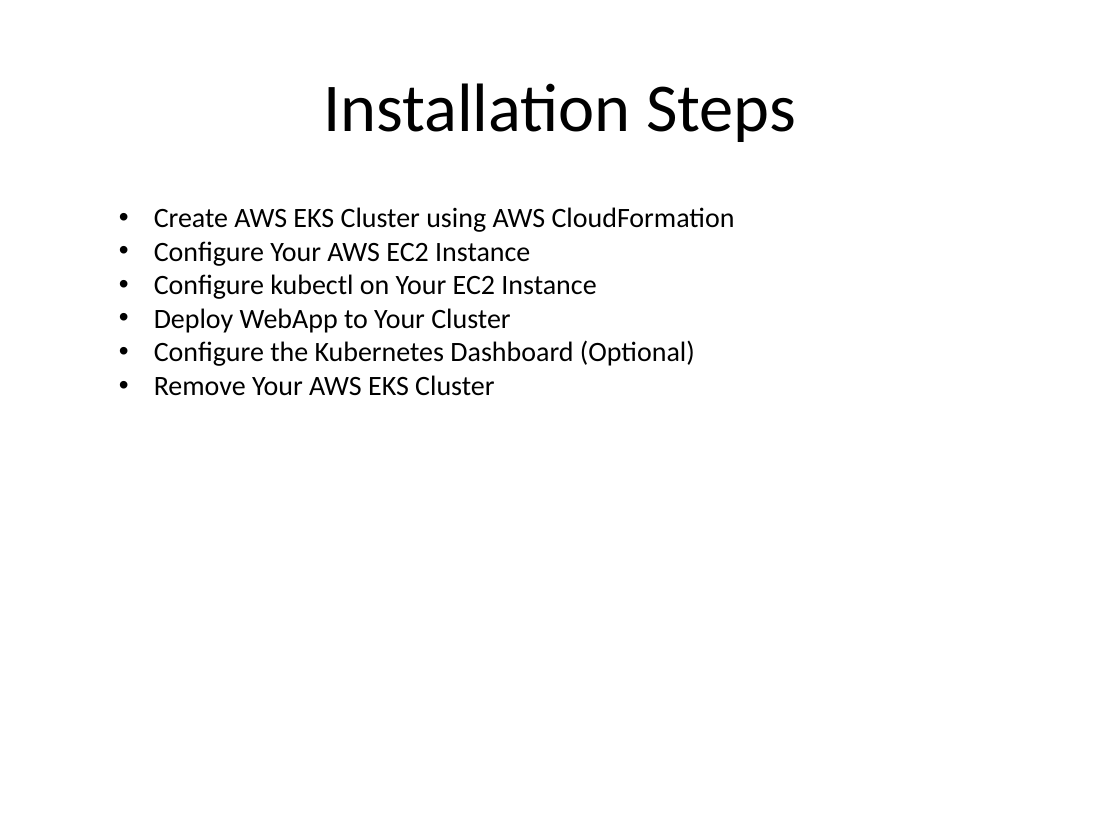
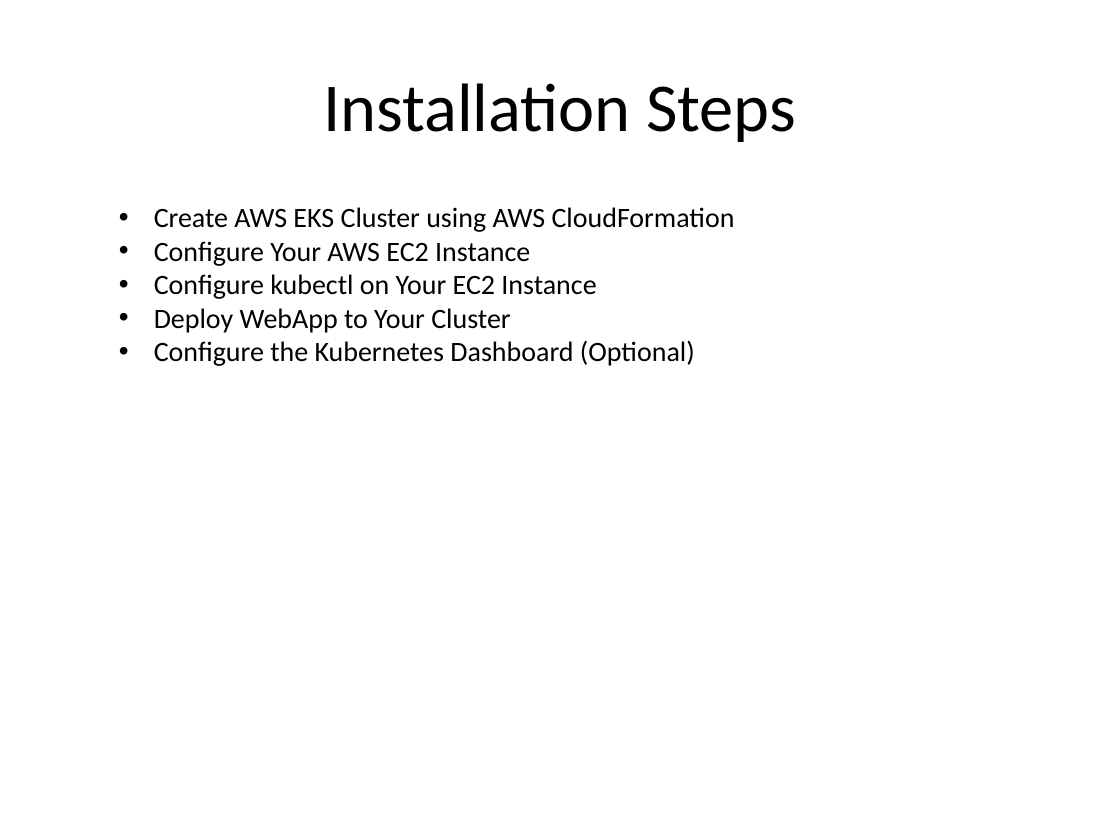
Before and after one commit to kskalvar/aws-eks-cluster-quickstart, a slide deck: slide 8 of slides/AWS-EKS-Cluster-Quickstart.pptx. Drawn at 1120x840 pixels with LibreOffice and Linux fonts; fonts in the diff are those of the drawing; background and template pictures are left out. Boxes give left, top, right and bottom in pixels: in the first picture for what was removed or moved away, otherwise in the second. Text is boxed around its words. In the diff, an @@ line names an element or a change of style, - is before the commit and + after.

```diff
--- a/slides/AWS-EKS-Cluster-Quickstart.pptx
+++ b/slides/AWS-EKS-Cluster-Quickstart.pptx
@@ text at [154, 375, 494, 396]: paragraph removed @@
-• Remove Your AWS EKS Cluster
```
Also in this commit, not shown: 1 other file.
